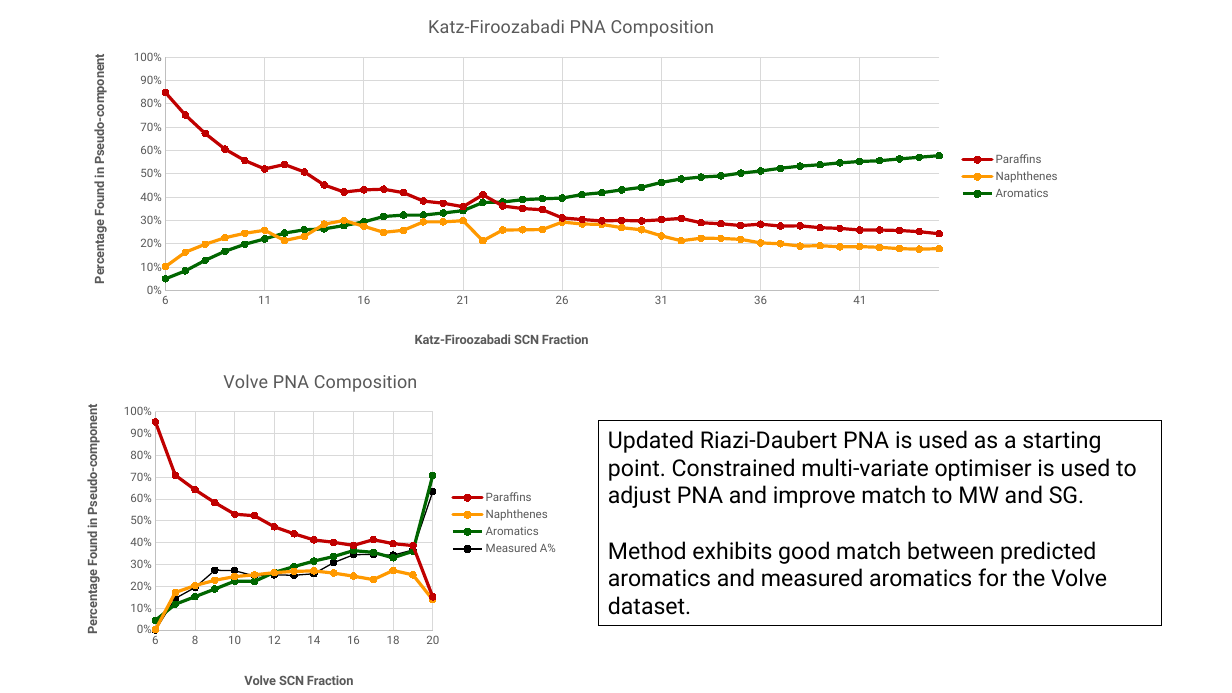
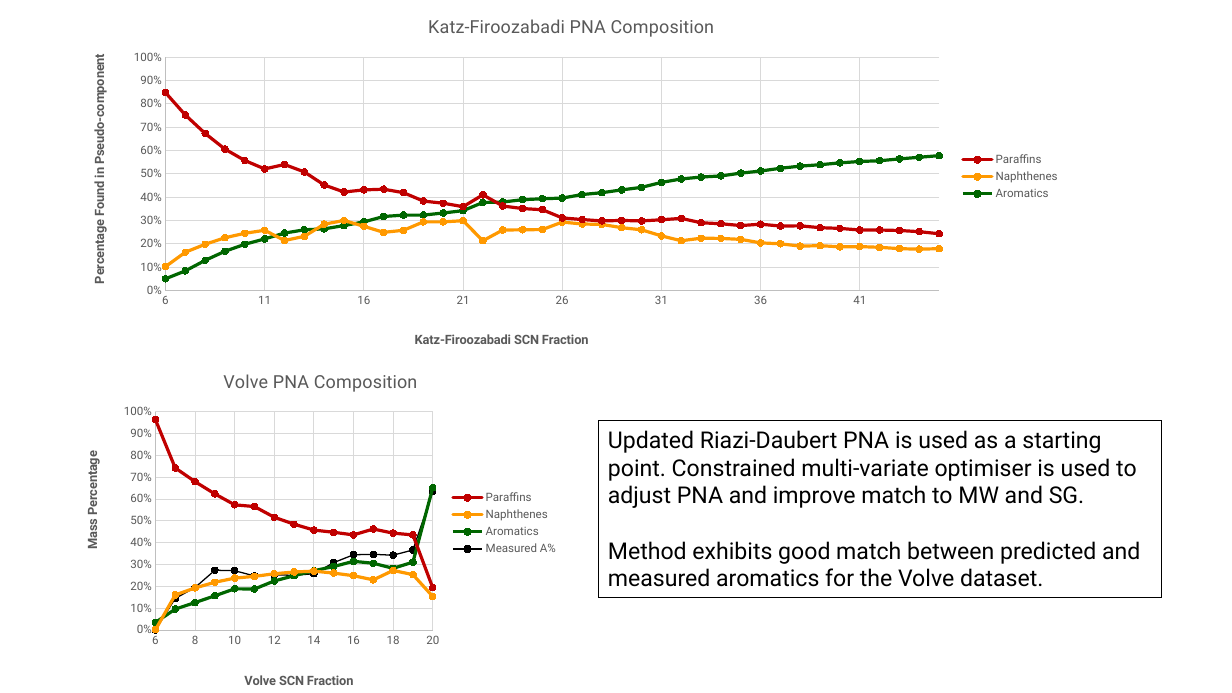
Before and after one commit to pkirkham/pkirkham.github.io, a slide deck: slide 8 of images/Analysis/c7plus-characterisation/c7plus-characterisation-images.pptx. Drawn at 1232x693 pixels with LibreOffice and Linux fonts; fonts in the diff are those of the drawing. Boxes give left, top, right and bottom in pixels: in the first picture for what was removed or moved away, otherwise in the second. Text is boxed around its words. In the diff, an @@ line names an element or a change of style, - is before the commit and + after.

Commit message:
Update Volve PNA figure
Updated figure to use wt% instead of mol% fractions.

```diff
--- a/images/Analysis/c7plus-characterisation/c7plus-characterisation-images.pptx
+++ b/images/Analysis/c7plus-characterisation/c7plus-characterisation-images.pptx
@@ scatter lines chart at [74,354,567,693] @@
-Paraffins: (6, 0.95), (7, 0.71), (8, 0.64), (9, 0.58), (10, 0.53), (11, 0.52), (12, 0.47), (13, 0.44), (14, 0.41), (15, 0.4), (16, 0.39), (17, 0.41), (18, 0.4), (19, 0.39), (20, 0.15)
+Paraffins: (6, 0.96), (7, 0.74), (8, 0.68), (9, 0.62), (10, 0.57), (11, 0.57), (12, 0.52), (13, 0.48), (14, 0.46), (15, 0.45), (16, 0.44), (17, 0.46), (18, 0.44), (19, 0.44), (20, 0.19)
-Naphthenes: (6, 0), (7, 0.17), (8, 0.2), (9, 0.23), (10, 0.24), (11, 0.25), (12, 0.26), (13, 0.27), (14, 0.27), (15, 0.26), (16, 0.25), (17, 0.23), (18, 0.27), (19, 0.25), (20, 0.14)
+Naphthenes: (6, 0), (7, 0.16), (8, 0.19), (9, 0.22), (10, 0.24), (11, 0.25), (12, 0.26), (13, 0.27), (14, 0.27), (15, 0.26), (16, 0.25), (17, 0.23), (18, 0.27), (19, 0.25), (20, 0.15)
-Aromatics: (6, 0.04), (7, 0.12), (8, 0.15), (9, 0.19), (10, 0.22), (11, 0.22), (12, 0.26), (13, 0.29), (14, 0.32), (15, 0.34), (16, 0.36), (17, 0.36), (18, 0.33), (19, 0.36), (20, 0.71)
+Aromatics: (6, 0.03), (7, 0.1), (8, 0.13), (9, 0.16), (10, 0.19), (11, 0.19), (12, 0.23), (13, 0.25), (14, 0.27), (15, 0.29), (16, 0.32), (17, 0.31), (18, 0.28), (19, 0.31), (20, 0.65)
@@ value axis title "Percentage Found in Pseudo-component" to "Mass Percentage " @@
@@ rectangle "Updated Riazi-Daubert PNA is used ...": place and size @@
-rectangle "Updated Riazi-Daubert PNA is used ..." at [599,421,1162,626]
+rectangle "Updated Riazi-Daubert PNA is used ..." at [599,421,1162,598]
@@ text in rectangle at [608,541,1140,587]: text changed @@
-Method exhibits good match between predicted aromatics and measured aromatics for the Volve dataset.
+Method exhibits good match between predicted and measured aromatics for the Volve dataset.
```
Also in this commit, not shown: 2 other slides changed, 1 other file.
